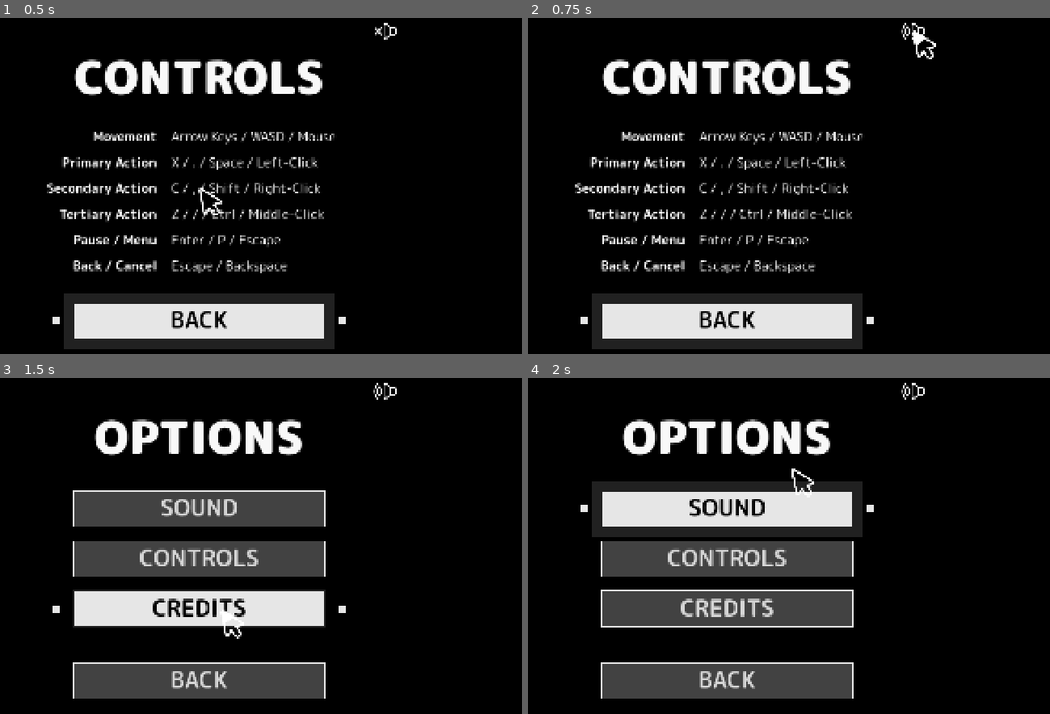
Above: before the commit, frames 1-4 (two rows, left to right).
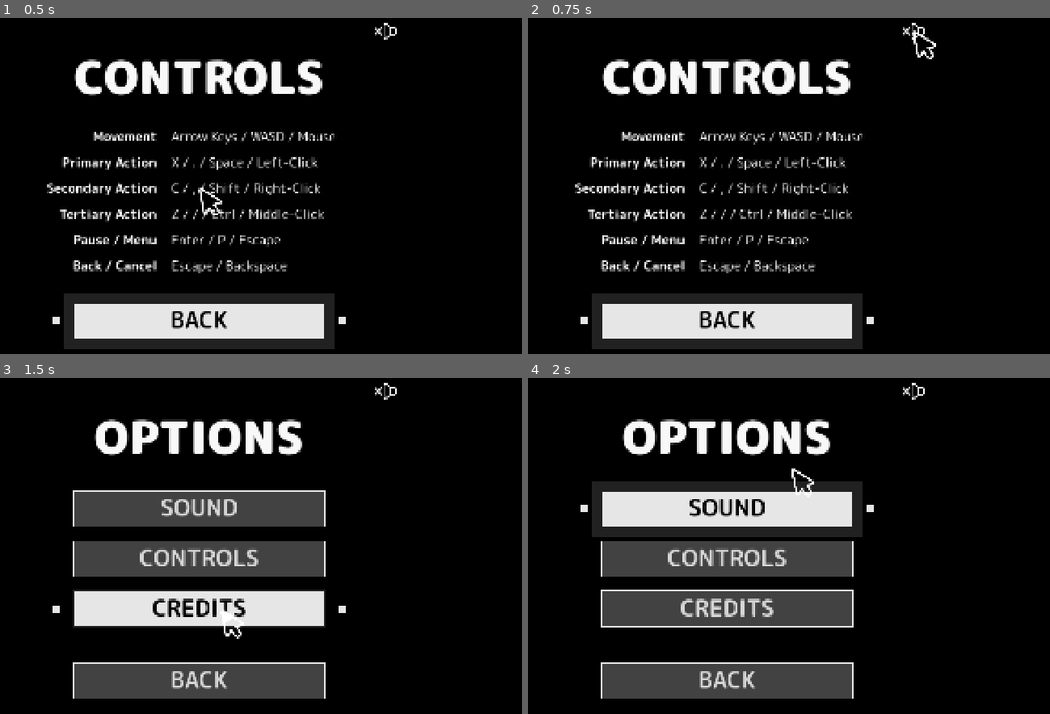
Above: after the commit, the same moments.

Repository: stevencasteel/Box-Battle
Game: Godot game, scene res://src/scenes/menus/controls_screen.tscn
Two runs of this game, one before a commit and one after it. Both use one fixed random seed, a clock stepped at 60 frames per second and the inputs below. This scene is started directly instead of the project's main scene. The engine's default icon, where the game draws it, is replaced by a stand-in: a white triangle on a blue panel in a dark square.
Inputs (mouse positions are in pixels of both pictures, inside the frame that each line leads up to):
- Up to frame 1 (0.5 s): no input
- Up to frame 2 (0.75 s): click (914, 31) at 0.5 s
- Up to frame 3 (1.5 s): tap Enter (ui_accept) at 1.25 s; drag from (198, 680) to (261, 468) at 1.27 s
- Up to frame 4 (2 s): no input

Frame 1 is identical in both runs. In frame 2, less than 0.1% of the frame differs, in the area x 71-77%, y 1-8%; in frame 3, less than 0.1%; in frame 4, less than 0.1%.

Commit message:
refactor(ui): Decouple UI components from singletons
Completes a full refactor of the UI system to enforce the Owner-Driven Dependency Injection pattern.

Reusable components (StyledMenuItem, MuteButton, LogoDisplay, MenuManager) are now purely presentational and emit signals to announce user interaction.

Owner scenes (TitleScreen, OptionsScreen, etc.) are now responsible for handling all side effects, such as playing audio and managing the cursor. This removes all direct calls to AudioManager and other singletons from the components, making them fully decoupled and reusable.

Diff:
--- a/src/scenes/menus/controls_screen.gd
+++ b/src/scenes/menus/controls_screen.gd
@@ -35,6 +35,11 @@
 		add_child(menu_manager)
 		menu_manager.setup_menu([back_button])
 
+		# --- Connect Feedback Handlers ---
+		menu_manager.selection_changed.connect(_on_any_item_focused)
+		back_button.mouse_entered.connect(CursorManager.set_pointer_state.bind(true))
+		back_button.mouse_exited.connect(CursorManager.set_pointer_state.bind(false))
+
 		await get_tree().process_frame
 		back_button.grab_focus()
 
@@ -64,5 +69,9 @@
 
 # --- Signal Handlers ---
 
+func _on_any_item_focused() -> void:
+	AudioManager.play_sfx(AssetPaths.SFX_UI_MOVE)
+
 func _on_back_button_pressed() -> void:
+	AudioManager.play_sfx(AssetPaths.SFX_UI_BACK)
 	SceneManager.go_to_scene(AssetPaths.SCENE_OPTIONS_SCREEN)
--- a/src/scenes/menus/credits_screen.gd
+++ b/src/scenes/menus/credits_screen.gd
@@ -46,13 +46,23 @@
 		add_child(menu_manager)
 		menu_manager.setup_menu([back_button])
 
+		# --- Connect Feedback Handlers ---
+		menu_manager.selection_changed.connect(_on_any_item_focused)
+		back_button.mouse_entered.connect(CursorManager.set_pointer_state.bind(true))
+		back_button.mouse_exited.connect(CursorManager.set_pointer_state.bind(false))
+
 		await get_tree().process_frame
 		back_button.grab_focus()
 
 # --- Signal Handlers ---
 
+func _on_any_item_focused() -> void:
+	AudioManager.play_sfx(AssetPaths.SFX_UI_MOVE)
+
 func _on_meta_clicked(meta) -> void:
+	AudioManager.play_sfx(AssetPaths.SFX_UI_SELECT)
 	OS.shell_open(str(meta))
 
 func _on_back_button_pressed() -> void:
+	AudioManager.play_sfx(AssetPaths.SFX_UI_BACK)
 	SceneManager.go_to_scene(AssetPaths.SCENE_OPTIONS_SCREEN)
--- a/src/scenes/menus/options_screen.gd
+++ b/src/scenes/menus/options_screen.gd
@@ -33,10 +33,28 @@
 		var menu_items: Array[Control] = [sound_button, controls_button, credits_button, back_button]
 		menu_manager.setup_menu(menu_items)
 
+		# --- Connect Feedback Handlers ---
+		menu_manager.selection_changed.connect(_on_any_item_focused)
+		var generic_menu_items = [sound_button, controls_button, credits_button]
+		for item in generic_menu_items:
+			item.pressed.connect(_on_any_item_pressed)
+			item.mouse_entered.connect(CursorManager.set_pointer_state.bind(true))
+			item.mouse_exited.connect(CursorManager.set_pointer_state.bind(false))
+
+		# Connect feedback for the back button separately
+		back_button.mouse_entered.connect(CursorManager.set_pointer_state.bind(true))
+		back_button.mouse_exited.connect(CursorManager.set_pointer_state.bind(false))
+
 		await get_tree().process_frame
 		sound_button.grab_focus()
 
 # --- Signal Handlers ---
+
+func _on_any_item_pressed() -> void:
+	AudioManager.play_sfx(AssetPaths.SFX_UI_SELECT)
+
+func _on_any_item_focused() -> void:
+	AudioManager.play_sfx(AssetPaths.SFX_UI_MOVE)
 
 func _on_sound_button_pressed() -> void:
 	SceneManager.go_to_scene(AssetPaths.SCENE_SOUND_SCREEN)
@@ -48,4 +66,5 @@
 	SceneManager.go_to_scene(AssetPaths.SCENE_CREDITS_SCREEN)
 
 func _on_back_button_pressed() -> void:
+	AudioManager.play_sfx(AssetPaths.SFX_UI_BACK)
 	SceneManager.go_to_scene(AssetPaths.SCENE_TITLE_SCREEN)
--- a/src/scenes/menus/sound_screen.gd
+++ b/src/scenes/menus/sound_screen.gd
@@ -10,6 +10,7 @@
 # --- Node References ---
 @onready var menu_items_vbox: VBoxContainer = %MenuItemsVBox
 @onready var back_button: StyledMenuItem = %BackButton
+@onready var mute_button: MuteButton = $MuteButtonContainer/MuteButton
 
 # --- Private Member Variables ---
 var _master_volume_label: Label
@@ -35,10 +36,23 @@
 	if not Engine.is_editor_hint():
 		back_button.pressed.connect(_on_back_button_pressed)
 		Settings.audio_settings_changed.connect(_update_ui_from_settings)
+		mute_button.pressed.connect(_on_mute_button_pressed)
 
 		var menu_manager = MenuManagerScript.new()
 		add_child(menu_manager)
 		menu_manager.setup_menu([back_button])
+
+		# --- Connect Feedback Handlers ---
+		menu_manager.selection_changed.connect(_on_any_item_focused)
+		var interactive_items: Array[Control] = [back_button, mute_button]
+		for item in interactive_items:
+			item.mouse_entered.connect(CursorManager.set_pointer_state.bind(true))
+			item.mouse_exited.connect(CursorManager.set_pointer_state.bind(false))
+
+		# Connect generic sound only to mute button
+		mute_button.pressed.connect(_on_any_item_pressed)
+
+		_update_ui_from_settings() # Includes mute button icon
 
 		await get_tree().process_frame
 		back_button.grab_focus()
@@ -57,6 +71,7 @@
 	if _master_mute_checkbox: _update_checkbox_texture(_master_mute_checkbox, Settings.master_muted)
 	if _music_mute_checkbox: _update_checkbox_texture(_music_mute_checkbox, Settings.music_muted)
 	if _sfx_mute_checkbox: _update_checkbox_texture(_sfx_mute_checkbox, Settings.sfx_muted)
+	if is_instance_valid(mute_button): mute_button.update_icon(Settings.music_muted)
 
 func _create_volume_row(label_text: String, initial_volume: float, type: String) -> HBoxContainer:
 	var hbox = HBoxContainer.new()
@@ -113,6 +128,15 @@
 		button_ref.texture_normal = new_texture
 
 # --- Signal Handlers ---
+func _on_any_item_pressed() -> void:
+	AudioManager.play_sfx(AssetPaths.SFX_UI_SELECT)
+
+func _on_any_item_focused() -> void:
+	AudioManager.play_sfx(AssetPaths.SFX_UI_MOVE)
+
+func _on_mute_button_pressed() -> void:
+	Settings.music_muted = not Settings.music_muted
 
 func _on_back_button_pressed() -> void:
+	AudioManager.play_sfx(AssetPaths.SFX_UI_BACK)
 	SceneManager.go_to_scene(AssetPaths.SCENE_OPTIONS_SCREEN)
--- a/src/scenes/menus/title_screen.gd
+++ b/src/scenes/menus/title_screen.gd
@@ -29,34 +29,53 @@
 		# --- Connect Signals ---
 		start_button.pressed.connect(_on_start_button_pressed)
 		options_button.pressed.connect(_on_options_button_pressed)
-		exit_button.pressed.connect(get_tree().quit)
+		exit_button.pressed.connect(_on_exit_button_pressed)
 		newgrounds_logo.pressed.connect(_on_logo_pressed)
 		godot_logo.pressed.connect(_on_logo_pressed)
 		itch_logo.pressed.connect(_on_logo_pressed)
+		mute_button.pressed.connect(_on_mute_button_pressed)
 
-		# Connect all pressable items to the audio handler
-		start_button.pressed.connect(_on_any_item_pressed)
-		options_button.pressed.connect(_on_any_item_pressed)
-		exit_button.pressed.connect(_on_any_item_pressed)
-		mute_button.pressed.connect(_on_any_item_pressed)
-		newgrounds_logo.pressed.connect(_on_any_item_pressed)
-		godot_logo.pressed.connect(_on_any_item_pressed)
-		itch_logo.pressed.connect(_on_any_item_pressed)
+		# --- Connect All Items to Feedback Handlers ---
+		var generic_items: Array[Control] = [start_button, options_button, newgrounds_logo, godot_logo, itch_logo, mute_button]
+		for item in generic_items:
+			item.pressed.connect(_on_any_item_pressed)
+			item.mouse_entered.connect(CursorManager.set_pointer_state.bind(true))
+			item.mouse_exited.connect(CursorManager.set_pointer_state.bind(false))
+			if item is StyledMenuItem:
+				item.focus_entered.connect(_on_any_item_focused)
 
+		# Connect feedback for the exit button separately
+		exit_button.mouse_entered.connect(CursorManager.set_pointer_state.bind(true))
+		exit_button.mouse_exited.connect(CursorManager.set_pointer_state.bind(false))
+		exit_button.focus_entered.connect(_on_any_item_focused)
+
+
+		# --- Sync Mute Button ---
+		mute_button.update_icon(Settings.music_muted)
+		Settings.audio_settings_changed.connect(_on_audio_settings_changed)
 
 		# --- Initialize Menu Manager ---
 		var menu_manager = MenuManagerScript.new()
 		add_child(menu_manager)
 		var menu_items: Array[Control] = [start_button, options_button, exit_button]
 		menu_manager.setup_menu(menu_items)
+		menu_manager.selection_changed.connect(_on_any_item_focused)
 
 		await get_tree().process_frame
 		start_button.grab_focus()
+
+func _exit_tree() -> void:
+	if not Engine.is_editor_hint():
+		if Settings.audio_settings_changed.is_connected(_on_audio_settings_changed):
+			Settings.audio_settings_changed.disconnect(_on_audio_settings_changed)
 
 # --- Signal Handlers ---
 
 func _on_any_item_pressed() -> void:
 	AudioManager.play_sfx(AssetPaths.SFX_UI_SELECT)
+
+func _on_any_item_focused() -> void:
+	AudioManager.play_sfx(AssetPaths.SFX_UI_MOVE)
 
 func _on_start_button_pressed() -> void:
 	SceneManager.start_game(AssetPaths.ENCOUNTER_00)
@@ -64,5 +83,16 @@
 func _on_options_button_pressed() -> void:
 	SceneManager.go_to_scene(AssetPaths.SCENE_OPTIONS_SCREEN)
 
+func _on_exit_button_pressed() -> void:
+	AudioManager.play_sfx(AssetPaths.SFX_UI_BACK)
+	await get_tree().create_timer(0.2).timeout # Give sound time to play
+	get_tree().quit()
+
 func _on_logo_pressed(logo_name: String) -> void:
 	print("%s Pressed" % logo_name)
+
+func _on_mute_button_pressed() -> void:
+	Settings.music_muted = not Settings.music_muted
+
+func _on_audio_settings_changed() -> void:
+	mute_button.update_icon(Settings.music_muted)
--- a/src/ui/components/logo_display/logo_display.gd
+++ b/src/ui/components/logo_display/logo_display.gd
@@ -87,8 +87,6 @@
 
 func _on_mouse_entered() -> void:
 	is_hovered = true
-	CursorManager.set_pointer_state(true)
-	AudioManager.play_sfx(AssetPaths.SFX_UI_MOVE)
 	_animate_hover(true)
 
 func _on_mouse_exited() -> void:
@@ -96,5 +94,4 @@
 	if is_pressed:
 		is_pressed = false
 		queue_redraw()
-	CursorManager.set_pointer_state(false)
 	_animate_hover(false)
--- a/src/ui/components/mute_button/mute_button.gd
+++ b/src/ui/components/mute_button/mute_button.gd
@@ -14,28 +14,15 @@
 
 func _ready() -> void:
 	focus_mode = FOCUS_NONE
-	_update_icon()
+	if not Engine.is_editor_hint():
+		# The owner scene is now responsible for handling pressed and hover.
+		pass
 
-	if not Engine.is_editor_hint():
-		self.pressed.connect(_on_pressed)
-		Settings.audio_settings_changed.connect(_update_icon)
-		mouse_entered.connect(CursorManager.set_pointer_state.bind(true))
-		mouse_exited.connect(CursorManager.set_pointer_state.bind(false))
+# --- Public Methods ---
 
-func _exit_tree() -> void:
-	if not Engine.is_editor_hint():
-		if Settings.audio_settings_changed.is_connected(_update_icon):
-			Settings.audio_settings_changed.disconnect(_update_icon)
-
-# --- Private Methods ---
-
-func _update_icon() -> void:
-	if Settings.music_muted:
+## Updates the button's icon based on the provided mute state.
+func update_icon(is_muted: bool) -> void:
+	if is_muted:
 		self.texture_normal = ICON_SOUND_OFF
 	else:
 		self.texture_normal = ICON_SOUND_ON
-
-# --- Signal Handlers ---
-
-func _on_pressed() -> void:
-	Settings.music_muted = not Settings.music_muted
--- a/src/ui/components/styled_menu_item/styled_menu_item.gd
+++ b/src/ui/components/styled_menu_item/styled_menu_item.gd
@@ -135,14 +135,12 @@
 func _on_mouse_entered() -> void:
 	is_hovered = true
 	grab_focus()
-	CursorManager.set_pointer_state(true)
 
 func _on_mouse_exited() -> void:
 	is_hovered = false
 	if is_pressed:
 		is_pressed = false
 		queue_redraw()
-	CursorManager.set_pointer_state(false)
 
 func _on_focus_entered() -> void:
 	is_selected = true
--- a/src/ui/menu_manager/menu_manager.gd
+++ b/src/ui/menu_manager/menu_manager.gd
@@ -4,6 +4,10 @@
 ## This is intended to be instanced by a menu scene at runtime. It handles
 ## focus changes and draws selection cursors next to the focused item.
 extends Node
+
+# --- Signals ---
+## Emitted when the selection changes via keyboard input.
+signal selection_changed
 
 # --- Member Variables ---
 var menu_items: Array[Control] = []
@@ -51,7 +55,6 @@
 
 func _change_selection(amount: int) -> void:
 	if menu_items.size() <= 1:
-		AudioManager.play_sfx(AssetPaths.SFX_UI_ERROR)
 		return
 
 	var new_selection = (current_selection_index + amount + menu_items.size()) % menu_items.size()
@@ -83,4 +86,4 @@
 		current_selection_index = index
 
 	_update_cursors(focused_item)
-	AudioManager.play_sfx(AssetPaths.SFX_UI_MOVE)
+	selection_changed.emit()
Not shown, added: all_script_errors.txt
Not shown, changed: docs/CHANGELOG.txt
